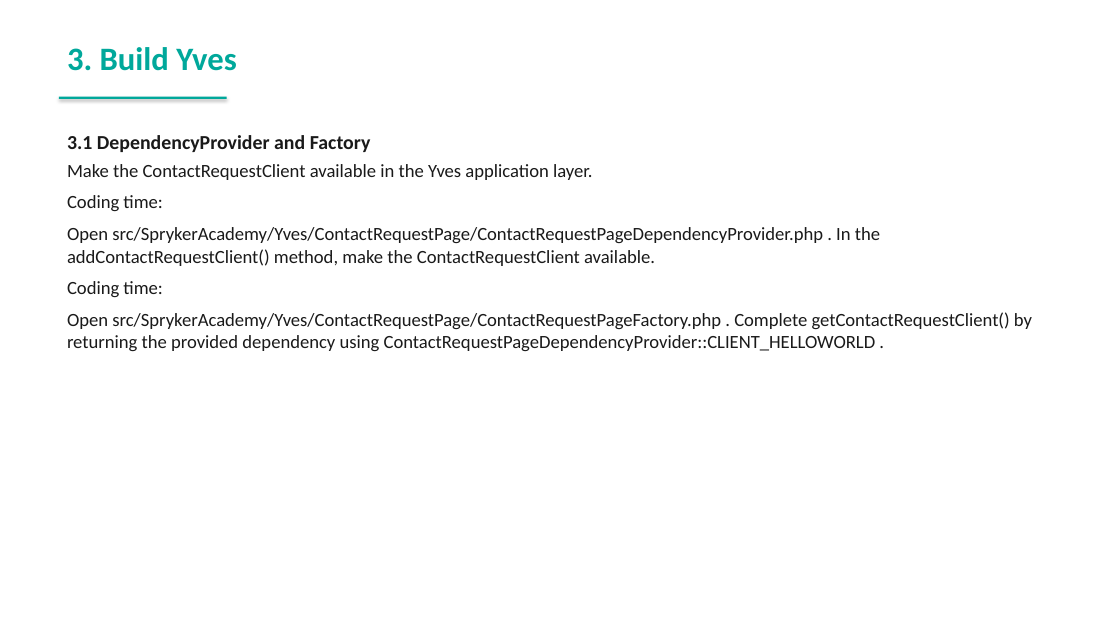
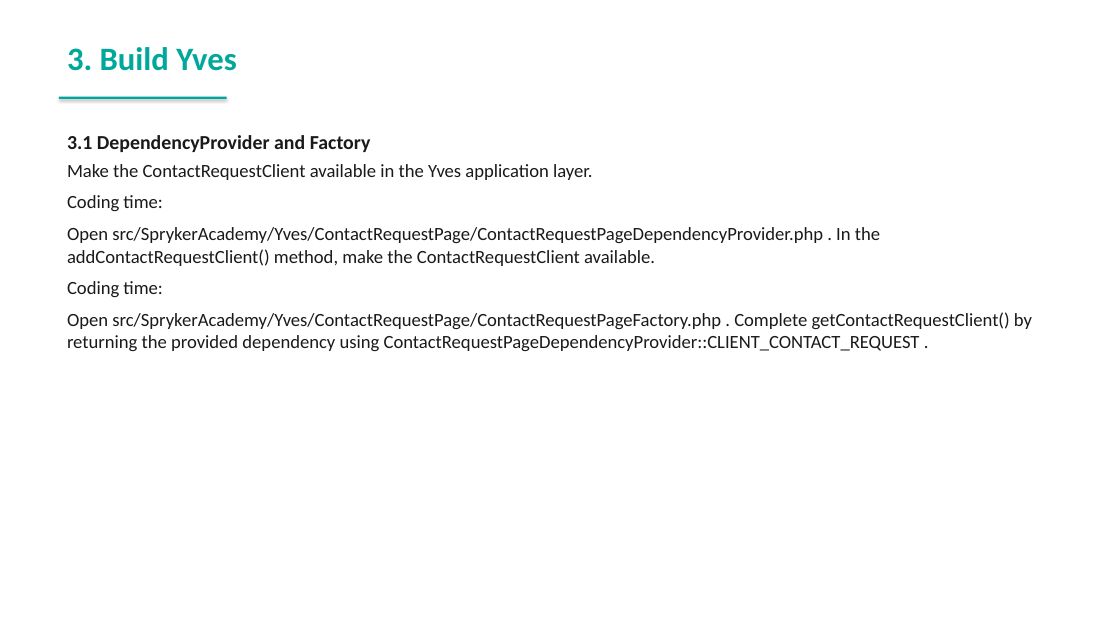
Before and after one commit to spryker-academy/instructor-exercises, a slide deck: slide 120 of guides-pptx/spryker-academy-fundamental.pptx. Drawn at 1120x630 pixels with LibreOffice and Linux fonts; fonts in the diff are those of the drawing. Boxes give left, top, right and bottom in pixels: in the first picture for what was removed or moved away, otherwise in the second. Text is boxed around its words. In the diff, an @@ line names an element or a change of style, - is before the commit and + after.

```diff
--- a/guides-pptx/spryker-academy-fundamental.pptx
+++ b/guides-pptx/spryker-academy-fundamental.pptx
@@ text at bbox=[67, 312, 1032, 351]: text changed @@
-Open src/SprykerAcademy/Yves/ContactRequestPage/ContactRequestPageFactory.php . Complete getContactRequestClient() by returning the provided dependency using ContactRequestPageDependencyProvider::CLIENT_HELLOWORLD .
+Open src/SprykerAcademy/Yves/ContactRequestPage/ContactRequestPageFactory.php . Complete getContactRequestClient() by returning the provided dependency using ContactRequestPageDependencyProvider::CLIENT_CONTACT_REQUEST .
```
Also in this commit, not shown: 14 other files.
